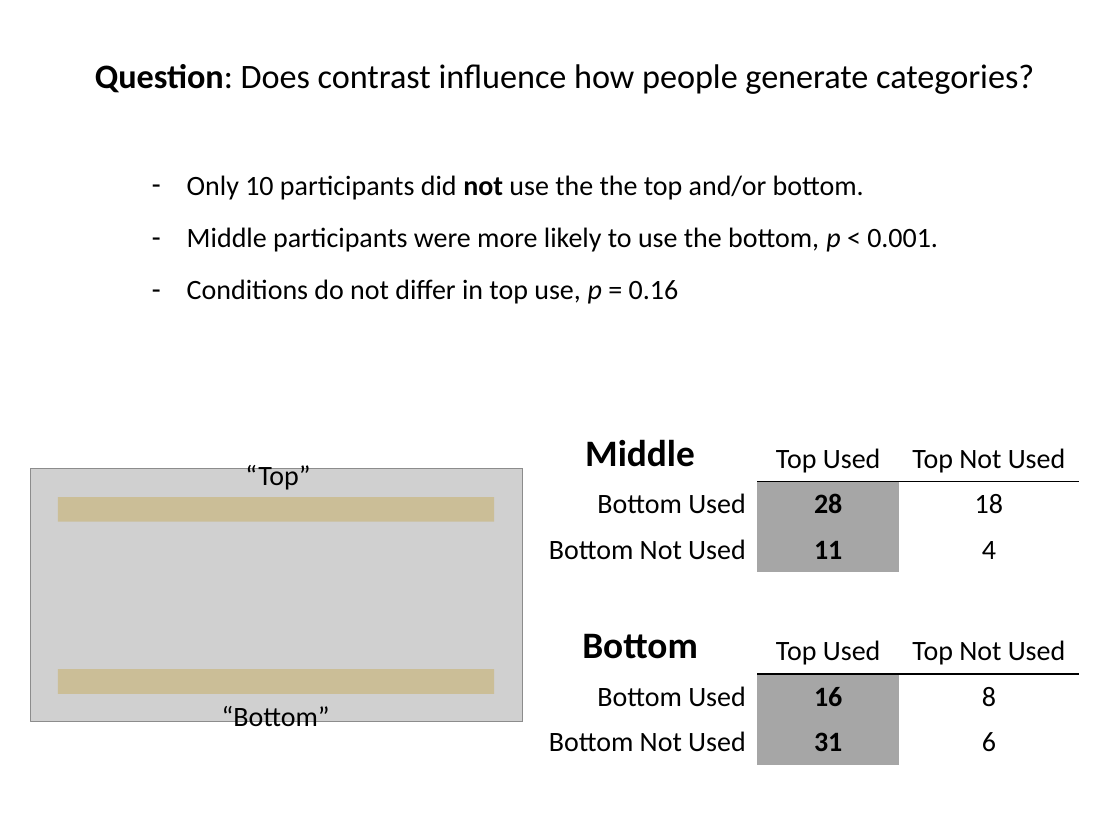
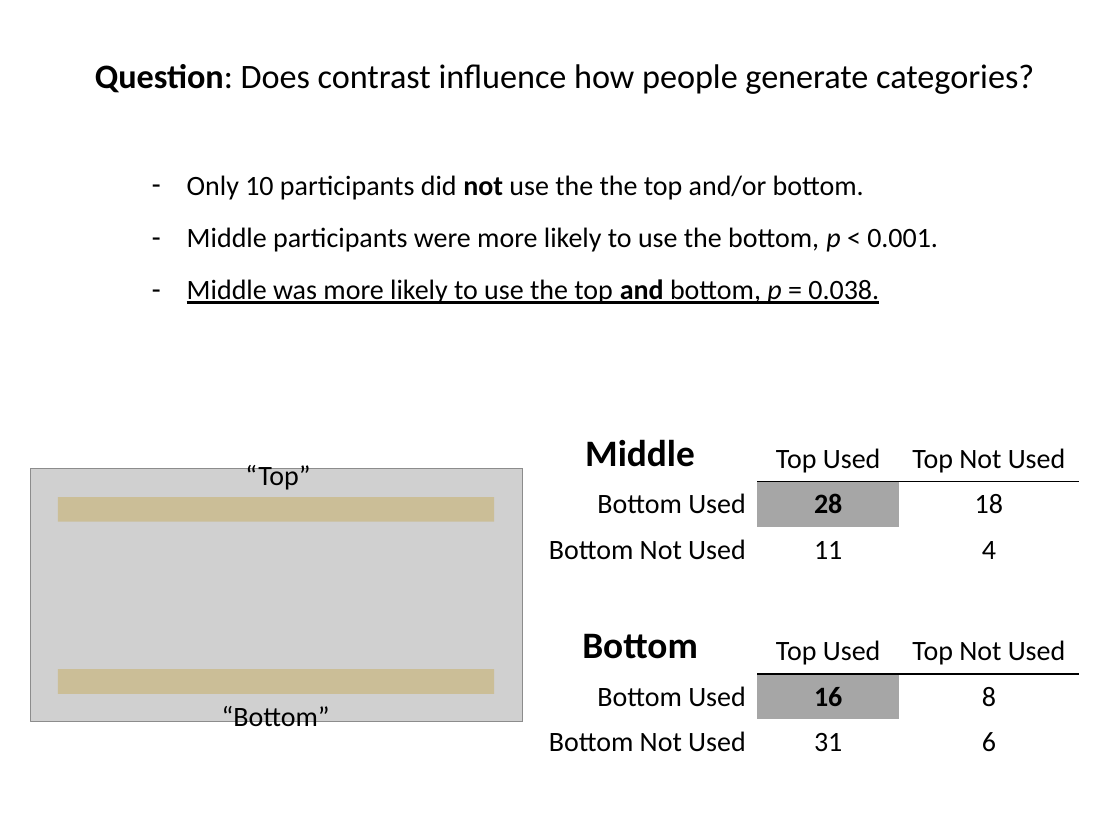
Before and after one commit to AusterweilLab/generating_categories, a slide deck: slide 32 of Presentations/ccn-bbag-march-2-2017.pptx (slide 33 before the commit). Drawn at 1120x840 pixels with LibreOffice and Linux fonts; fonts in the diff are those of the drawing; grey boxes stand for pictures. Boxes give left, top, right and bottom in pixels: in the first picture for what was removed or moved away, otherwise in the second. Text is boxed around its words. In the diff, an @@ line names an element or a change of style, - is before the commit and + after.

```diff
--- a/Presentations/ccn-bbag-march-2-2017.pptx
+++ b/Presentations/ccn-bbag-march-2-2017.pptx
@@ text at [187, 279, 879, 304]: text changed @@
-– Conditions do not differ in top use, p = 0.16
+– Middle was more likely to use the top and bottom, p = 0.038.
@@ table at [523, 426, 1079, 765] @@
@@ fill #A6A6A6 to #FFFFFF in 2 cells @@
@@ bold off in "11", "31" @@
```
Also in this commit, not shown: 4 other slides changed, 6 slides added, 5 slides removed, 11 other files.
